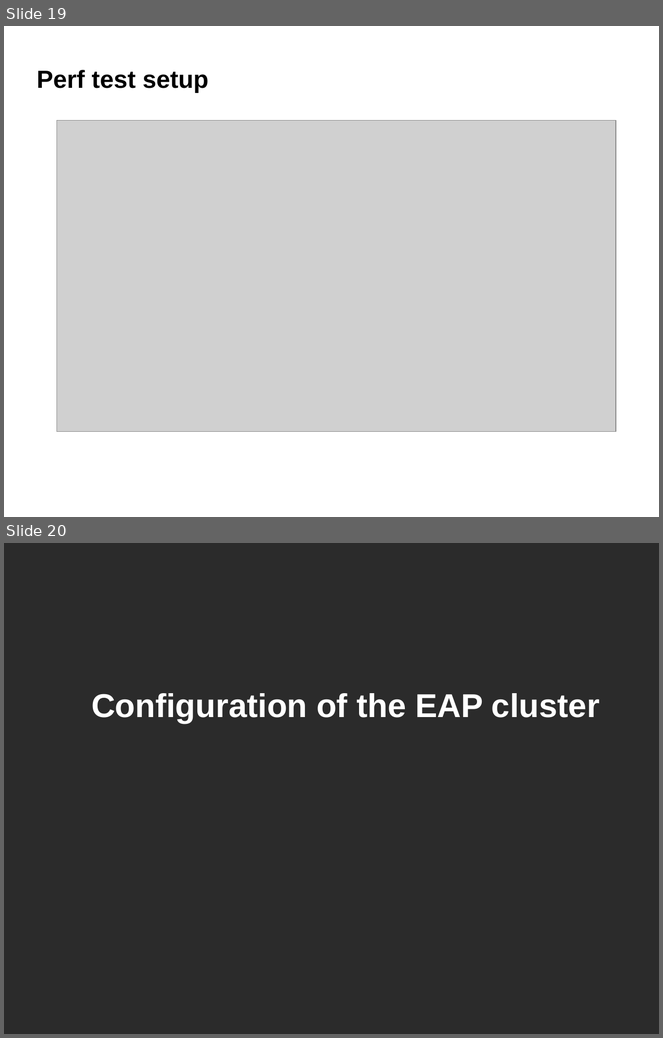
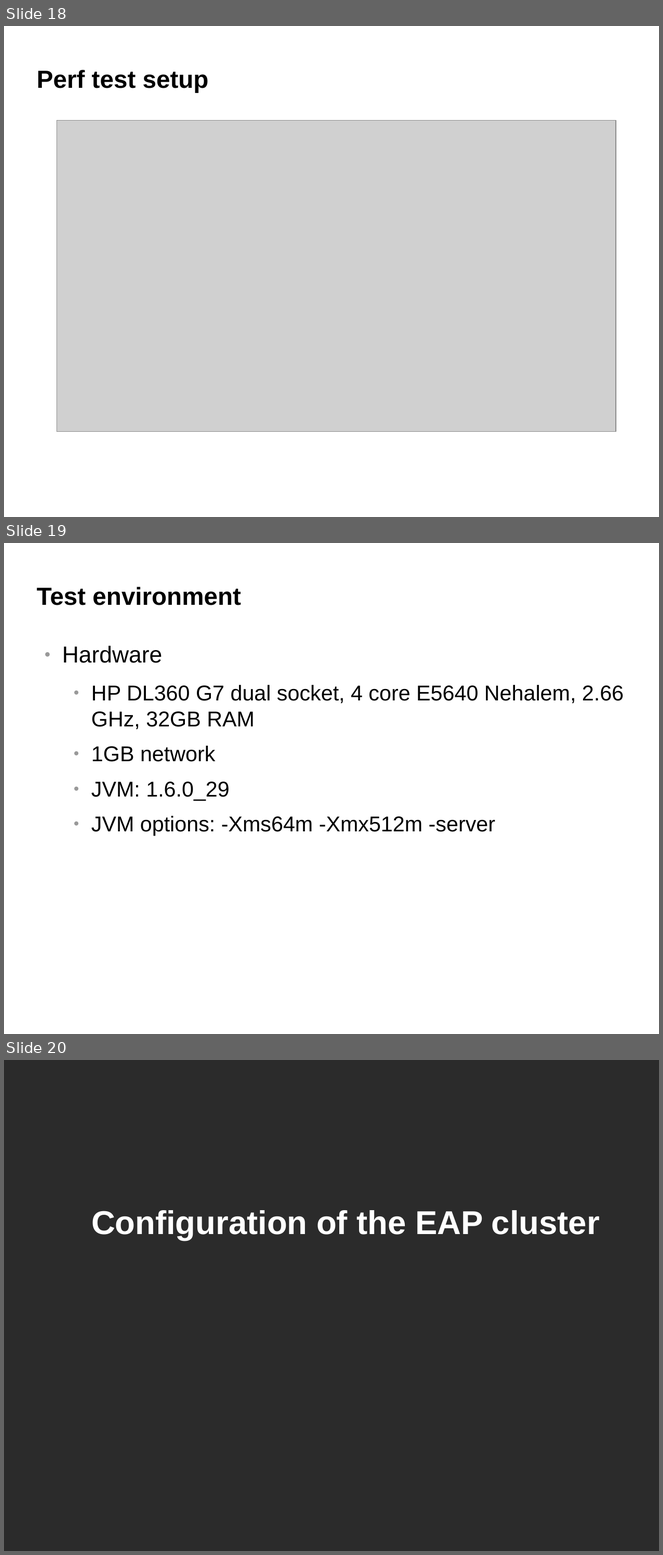
Before and after one commit to belaban/SessionPerf, a slide deck: docs/jbw2012.odp. Shown one above the other, each under a label of ours: slides 19 and 20 before the commit, slides 18, 19 and 20 after it. The pictures are 663x1038 and 663x1555 pixels, drawn with LibreOffice and Linux fonts; fonts in the diff are those of the drawing; grey boxes stand for pictures; background and template pictures are left out; a plain dark background stands for a picture behind light text. Boxes give left, top, right and bottom in pixels: in the first picture for what was removed or moved away, otherwise in the second. Text is boxed around its words. In the diff, an @@ line names an element or a change of style, - is before the commit and + after.

```diff
--- a/docs/jbw2012.odp
+++ b/docs/jbw2012.odp
@@ slide 19 added at box(4, 543, 659, 1034), background #FFFFFF @@
@@ title added at box(37, 587, 241, 605), 30 pt, text #000000, bold @@
+Test environment
@@ text added at box(62, 645, 624, 836), 26 pt, text #000000 @@
+● Hardware
+  ● HP DL360 G7 dual socket, 4 core E5640 Nehalem, 2.66 GHz, 32GB RAM
+  ● 1GB network
+  ● JVM: 1.6.0_29
+  ● JVM options: -Xms64m -Xmx512m -server
@@ what was slide 19 is now slide 18 @@
```
Also in this commit, not shown: 4 slides changed, 1 other slide added, 1 slide removed, 1 other file.
